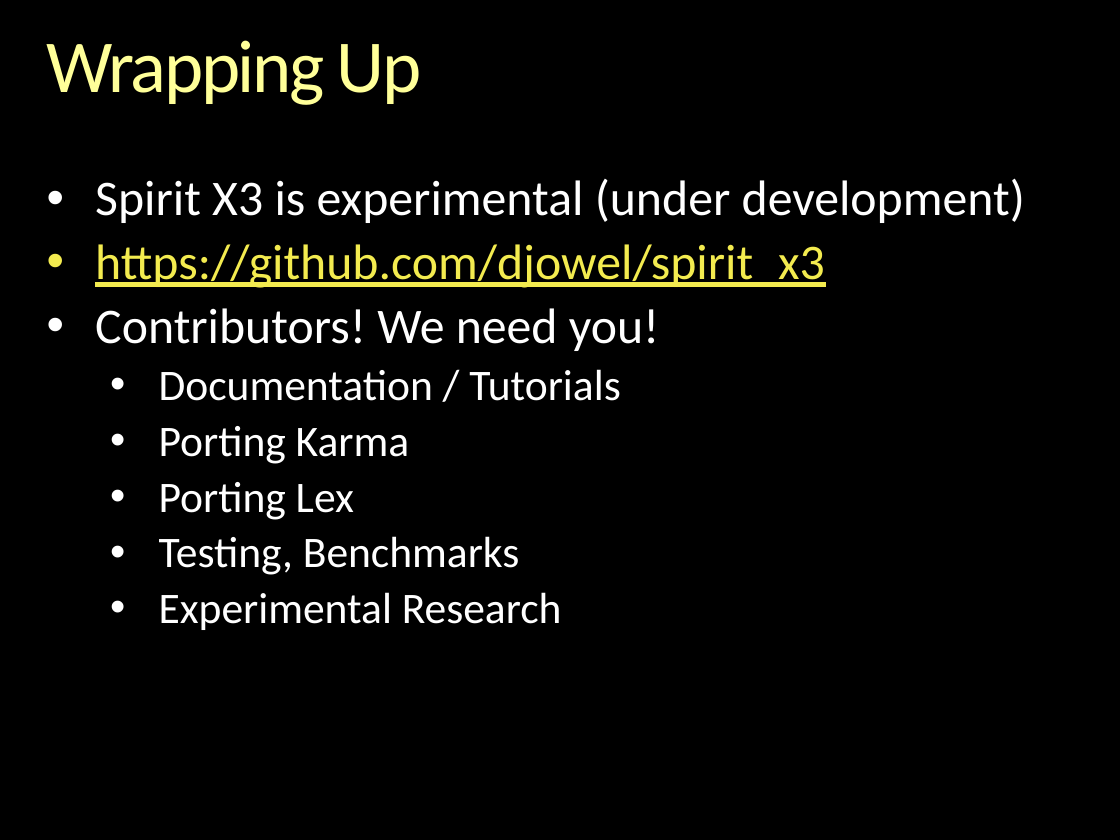
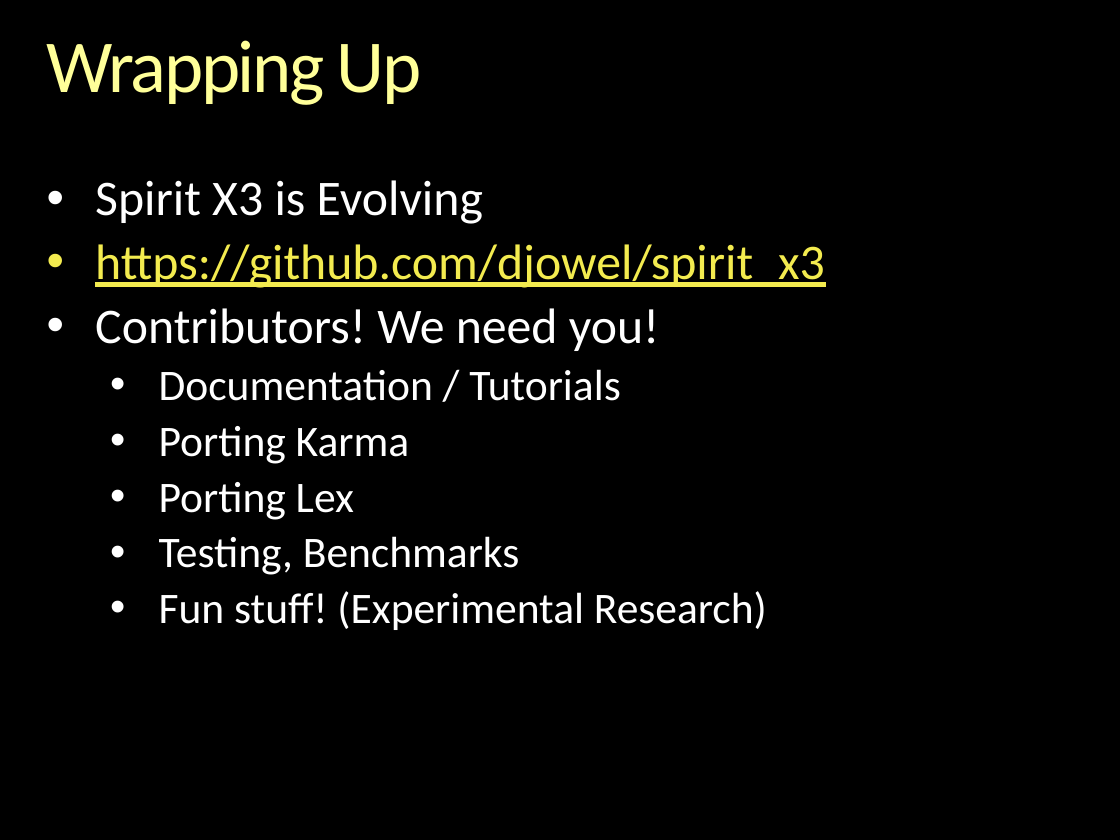
Before and after one commit to boostorg/spirit, a slide deck: slide 117 of libs/spirit/doc/cppnow_2013/Inside Spirit X3.pptx (slide 115 before the commit). Drawn at 1120x840 pixels with LibreOffice and Linux fonts; fonts in the diff are those of the drawing; background and template pictures are left out. Boxes give left, top, right and bottom in pixels: in the first picture for what was removed or moved away, otherwise in the second. Text is boxed around its words. In the diff, an @@ line names an element or a change of style, - is before the commit and + after.

```diff
--- a/libs/spirit/doc/cppnow_2013/Inside Spirit X3.pptx
+++ b/libs/spirit/doc/cppnow_2013/Inside Spirit X3.pptx
@@ text at bbox=[95, 180, 483, 224]: text changed @@
-• Spirit X3 is experimental (under development)
+• Spirit X3 is Evolving
@@ text at bbox=[159, 591, 767, 630]: text changed @@
-  • Experimental Research
+  • Fun stuff! (Experimental Research)
```
Also in this commit, not shown: 7 other slides changed, 2 slides added, 5 other files.
